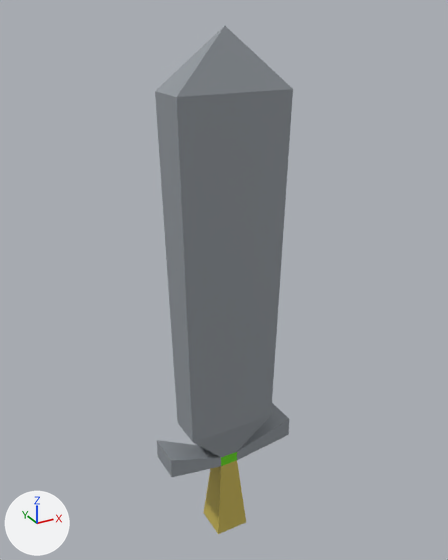
A saved change to the Blender file Assets/Art/Models/Unit/Weapons/Sword.blend.
The view is the same before and after, from a camera (50 mm lens) standing at (-2.46, -5.96, 4.85) and looking at (0.05, -1.39, 2.56). Lighting does not change. The marker at lower left points along +X, +Y and +Z.

In view in the first picture: 'Sword'.
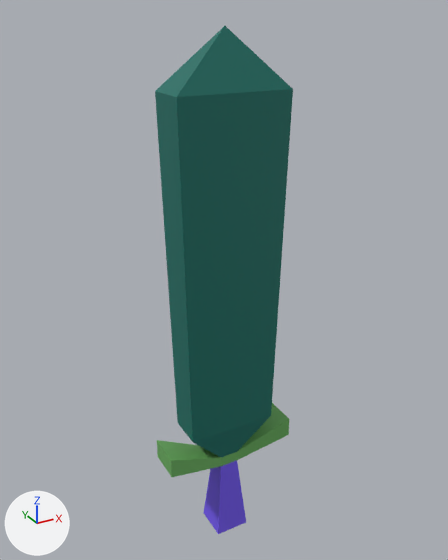
Pixel boxes [x1, y1, x2, y2] of what changed, in the pictures (448 x 560 px):
'Sword', surface changed (grey to cyan): [155, 26, 293, 534] in both

The edits, one by one:
Picture 'ColorPalette.png' (img_colorpalette_png) is new.
Material 'Material' (mat_material) changes its picture from img_palette_png to img_colorpalette_png.
me_cube_001 has 29 vertices, 29 faces and spans x -1.2..1.2, y -3.9..3.9, z -1.0..27.9.
me_cube_001 is used by ob_sword; location (0.0, -1.5, 0.0); rotation (0.0, 0.0, 1.571), in degrees (0, 0, 90); scale (0.169, 0.169, 0.169).
me_cube_001 part 1: texture (UV) coordinates of 29 of 29 faces, centred in x -1.1..1.1, y -3.9..3.9, z -1.0..26.0, changed; they spanned u 0.64..0.78, v 0.15..0.83 and now span u 0.61..0.91, v 0.62..0.95.
